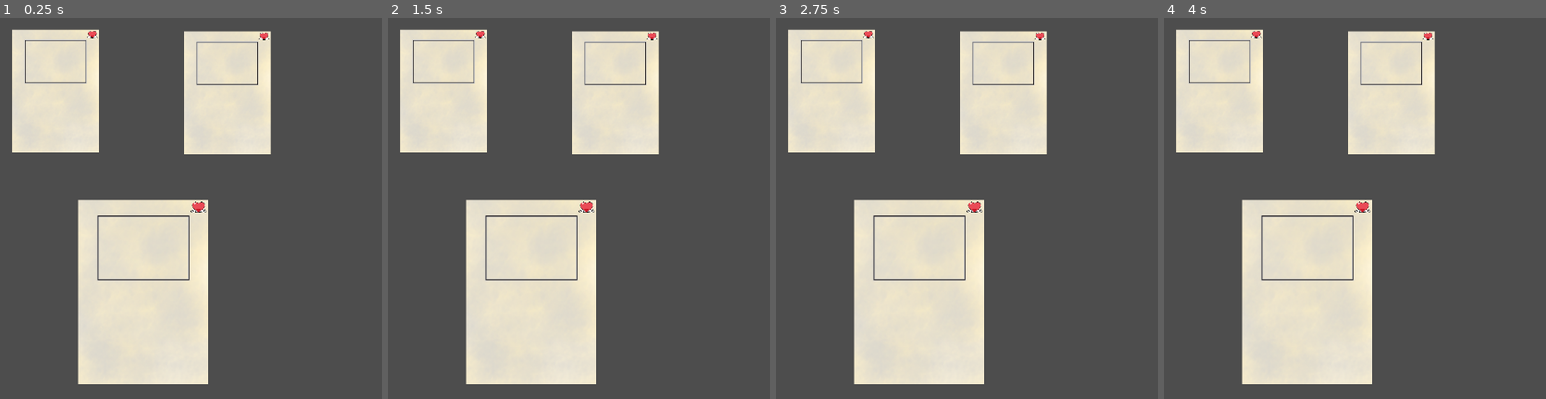
Above: before the commit, frames 1-4 (left to right).
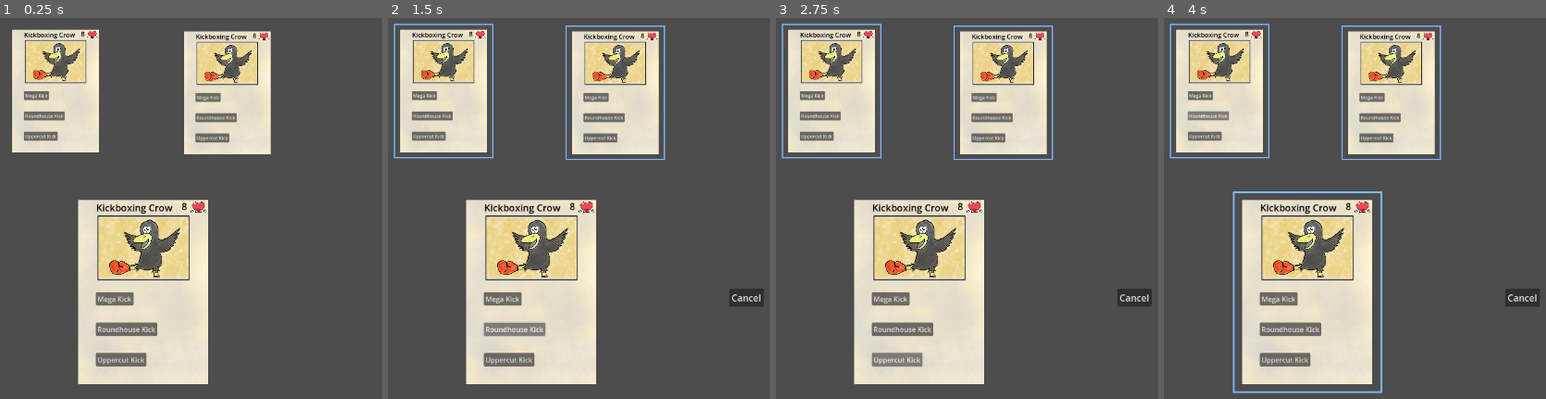
Above: after the commit, the same moments.

Repository: deluca-4139/battle-birds
Game: Godot game, scene res://scenes/board.tscn
Same seed, same stepped clock (60 frames per second), same inputs: the game is played once before the commit and once after it.
Inputs (mouse positions are in pixels of both pictures, inside the frame that each line leads up to):
- Up to frame 1 (0.25 s): no input
- Up to frame 2 (1.5 s): click (502, 299) at 0.5 s, where only the run after the commit has a clickable "Mega Kick"; click (514, 330) at 1.25 s, where only the run after the commit has a clickable "Roundhouse Kick"
- Up to frame 3 (2.75 s): click (898, 360) at 2 s, where only the run after the commit has a clickable "Uppercut Kick"
- Up to frame 4 (4 s): click (1202, 94) at 2.75 s, where only the run after the commit has a clickable "Mega Kick"; click (1209, 117) at 3.5 s, where only the run after the commit has a clickable "Roundhouse Kick"

The runs differ from the first frame. In frame 1, 10% of the frame differs, in the area x 6-68%, y 3-92%; in frame 2, 11%; in frame 3, 11%; in frame 4, 13%, in the area x 1-99%, y 1-99%.
Error before the commit: Parse Error: Could not resolve class "Card". (res://scripts/birds/kickboxing_crow.gd:1)

Commit message:
project autoloads didn't get updated woopsies

Diff:
--- a/project.godot
+++ b/project.godot
@@ -15,6 +15,10 @@
 config/features=PackedStringArray("4.3", "Forward Plus")
 config/icon="res://icon.svg"
 
+[autoload]
+
+SignalBus="*res://scripts/signal_bus.gd"
+
 [display]
 
 window/size/viewport_width=1280
